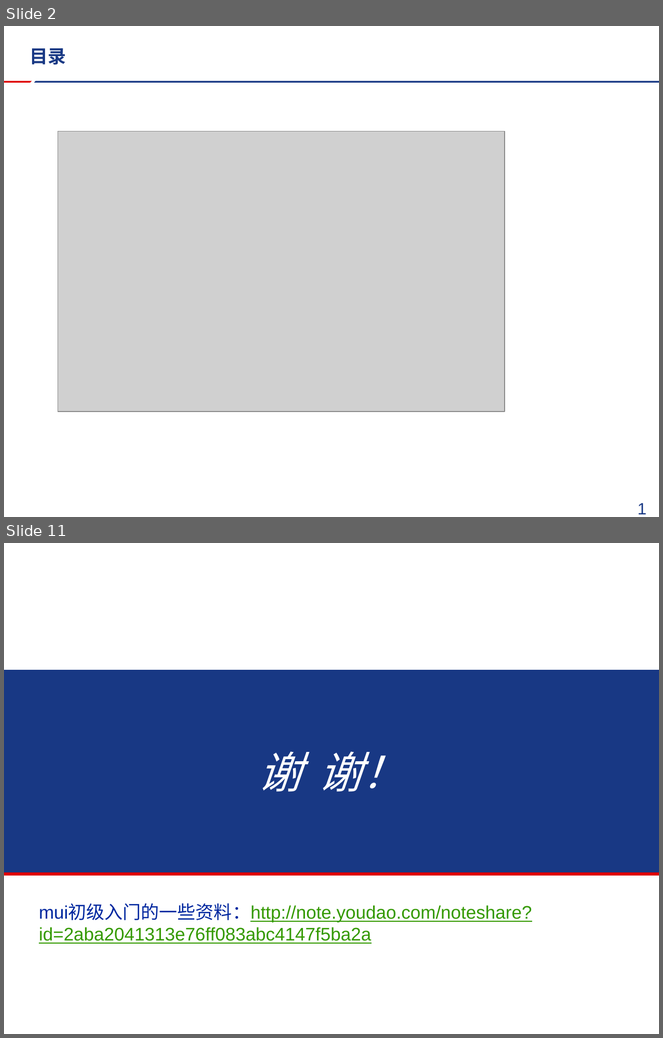
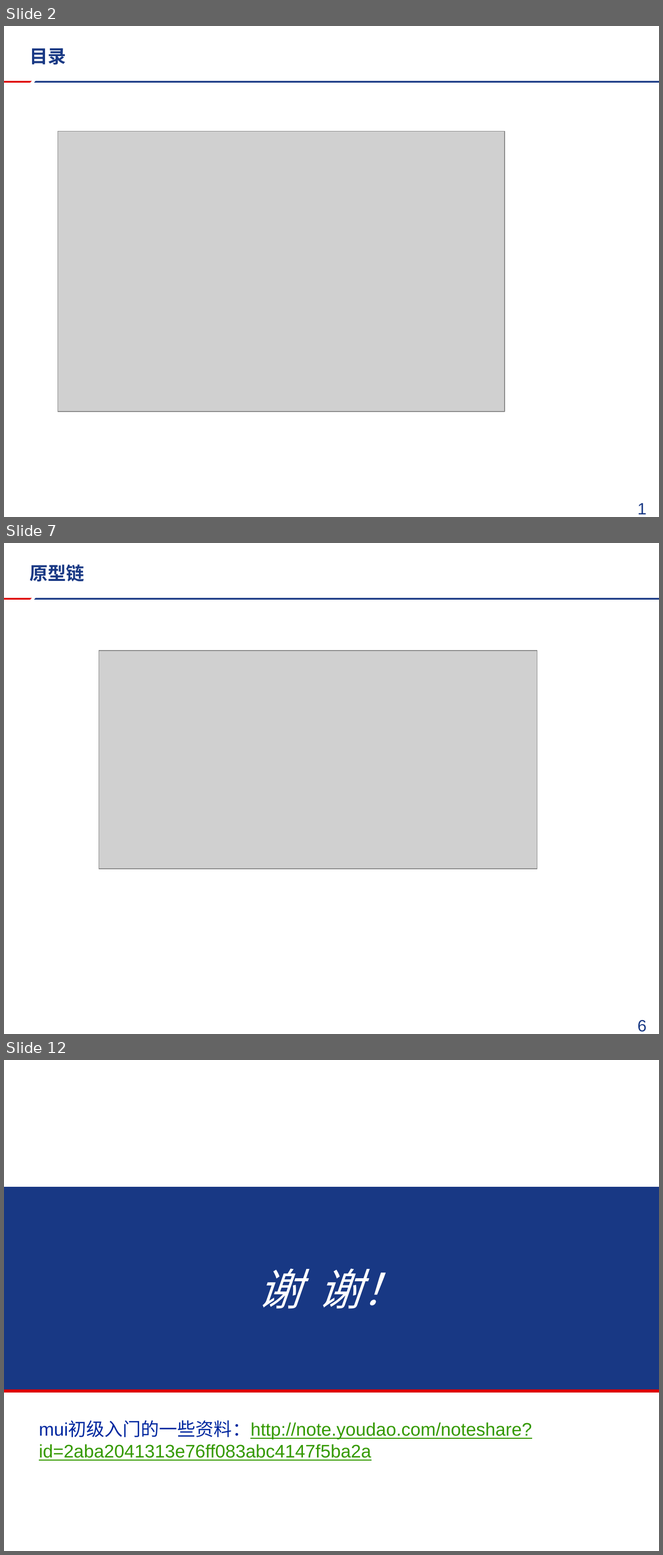
Before and after one commit to FireSmallPanda/swdt, a slide deck: javascript技术分享/mui以及推送分享.pptx. Shown one above the other, each under a label of ours: slides 2 and 11 before the commit, slides 2, 7 and 12 after it; the slides between them are not shown. The pictures are 663x1038 and 663x1555 pixels, drawn with LibreOffice and Linux fonts; fonts in the diff are those of the drawing; grey boxes stand for pictures; background and template pictures are left out. Boxes give left, top, right and bottom in pixels: in the first picture for what was removed or moved away, otherwise in the second. Text is boxed around its words. In the diff, an @@ line names an element or a change of style, - is before the commit and + after.

```diff
--- a/javascript技术分享/mui以及推送分享.pptx
+++ b/javascript技术分享/mui以及推送分享.pptx
@@ slide 7 added at <box>4,543,659,1034</box>, background #FFFFFF; not listed: 2 template elements that a slide beside it also shows @@
@@ title added at <box>30,564,85,581</box>, 20 pt, text #183884, bold @@
+原型链
@@ picture added at <box>99,651,538,869</box> @@
@@ page number added at <box>638,1020,647,1032</box>, 18 pt, text #183884 @@
+6
@@ what was slide 11 is now slide 12 @@
```
Also in this commit, not shown: 2 slides changed, 6 other slides added, 6 slides removed, 1 other file.
